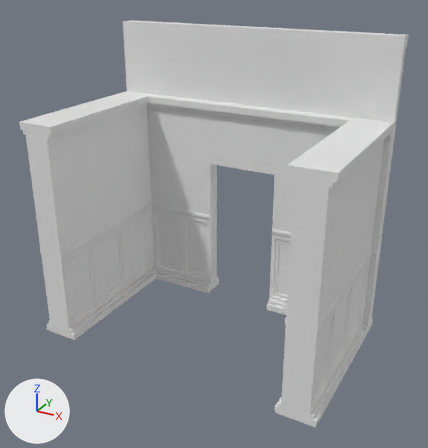
Two versions of the FBX model Assets/Models/Box_Office/SM_Wall_Foyer_Single_Door.fbx, one commit apart.
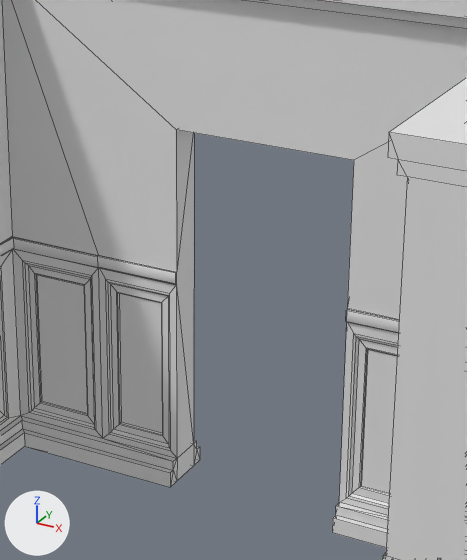
Each version appears first whole from a 50 mm camera at (5.5, -7.45, 4.76) aimed at (2.11, -1.28, 1.68), and next in a close-up on the part from 34% to 74% of the width and 26% to 71% of the height. Lighting does not change. The marker at lower left points along +X, +Y and +Z. The older version's two pictures come first. The close-ups show mesh edges as thin lines. Where no turn or scale is listed for an object, it has been applied to the vertices.

In view in the first close-up: 'SM_Wall_Foyer_Single_Door'.
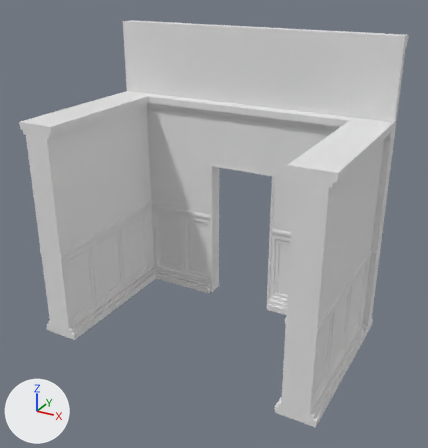
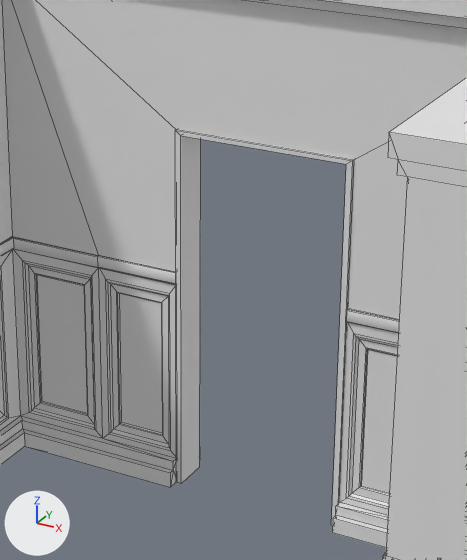
What differs and where, as boxes (x1, y1, x2, y2) in the close-ups (467 x 560 px):
part 1 of me_cube_451, added
    after: (175, 130, 354, 526)

Diff of the bpy script that builds the scene:
```diff
--- a/Assets/Models/Box_Office/SM_Wall_Foyer_Single_Door.fbx.py
+++ b/Assets/Models/Box_Office/SM_Wall_Foyer_Single_Door.fbx.py
@@ me_cube_451 @@
 # used by ob_sm_wall_foyer_single_door; location = (0.0, 0.0, 0.0)
-me_cube_451.from_pydata(...)  # 734 vertices, 789 faces; spans x 0.0..4.0, y -2.36..0.0, z 0.0..4.0
+me_cube_451.from_pydata(...)  # 750 vertices, 801 faces; spans x 0.0..4.0, y -2.36..0.0, z 0.0..4.0
+# me_cube_451 part 1: a new loose piece of 16 vertices spanning x 1.5..2.5, y -0.29..-0.07, z 0.0..2.11, in mat_trim (its picture is missing)
 me_cube_451.materials.append(mat_papel_perede)
```
